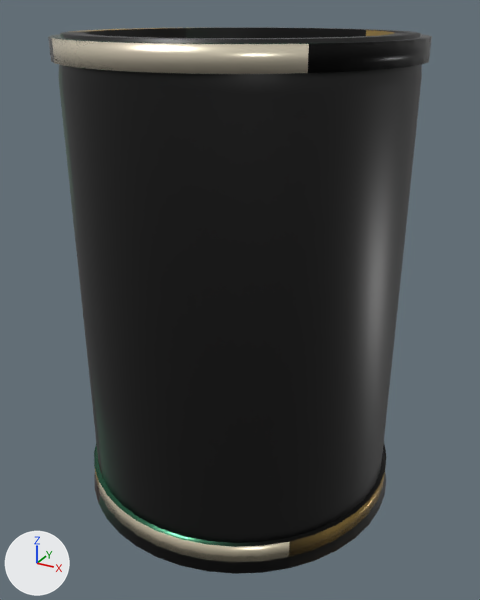
A saved change to the glTF model game/offices/assets/crafted/holder-02.gltf.
Before and after are seen from a 50 mm lens placed at (0.13, -0.237, 0.213), pointed at (0.001, -0.002, 0.096). Every picture has the same lights, and +X, +Y and +Z are marked at lower left. The first picture is the older version. Vertices at exactly the same position are counted once.

Names of what the first picture shows: 'holder-02'.
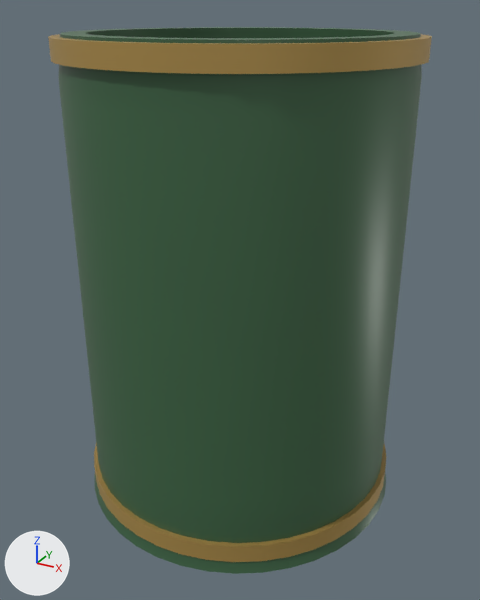
Diff of the bpy script that builds the scene:
```diff
--- a/game/offices/assets/crafted/holder-02.gltf.py
+++ b/game/offices/assets/crafted/holder-02.gltf.py
@@ mat_satin_brass @@
 mat_satin_brass.metallic = 0.72
-mat_satin_brass.roughness = 0.27
+mat_satin_brass.roughness = 0.44
@@ me_turned_profile_005 @@
 me_turned_profile_005.from_pydata(...)  # 640 vertices, 1428 faces; spans x -0.071..0.071, y -0.071..0.071, z 0.0..0.205
 # used by ob_holder_02; location = (0.0, 0.0, 0.0)
+# me_turned_profile_005 part 1: texture (UV) coordinates of 1428 of 1428 faces, centred in x -0.07..0.07, y -0.07..0.07, z 0.0..0.205, changed; they spanned u 0.2..0.71, v 0.03..0.7 and now span u 0.09..0.72, v 0.09..0.75
 me_turned_profile_005.materials.append(mat_pen_holder_finish_1)
```

What differs and where, as boxes [x1, y1, x2, y2] in the pictures (480 x 600 px):
'holder-02', surface changed (black to green): [48, 27, 432, 574] in both
